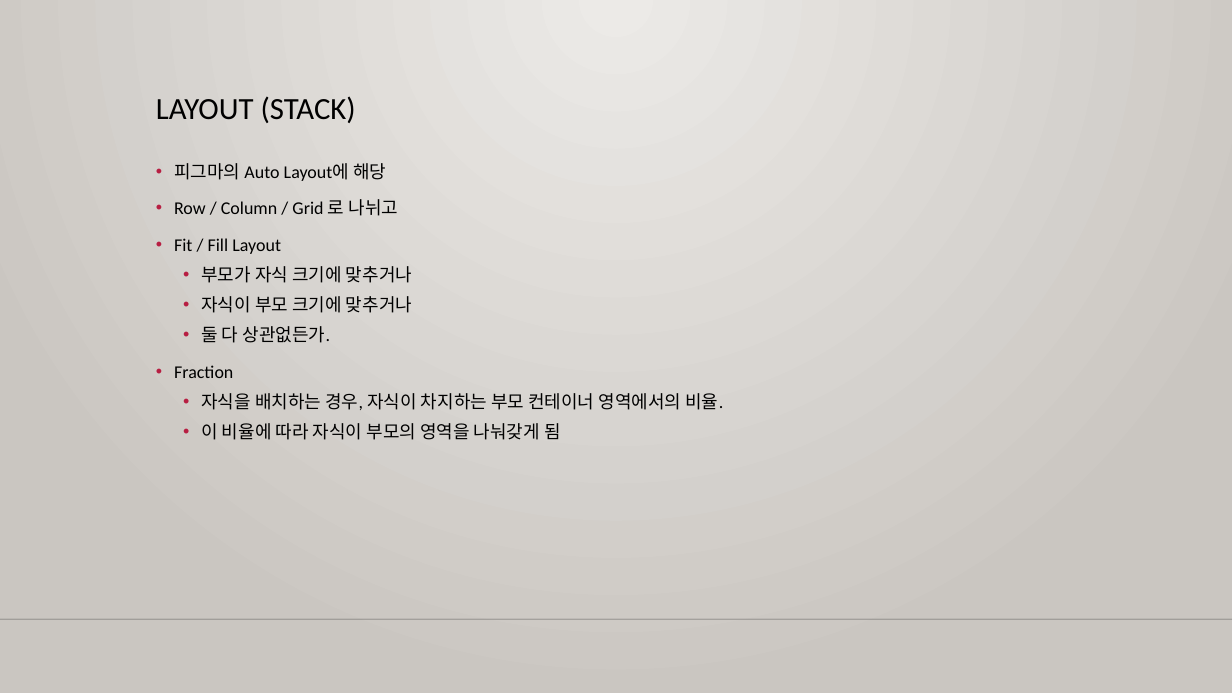
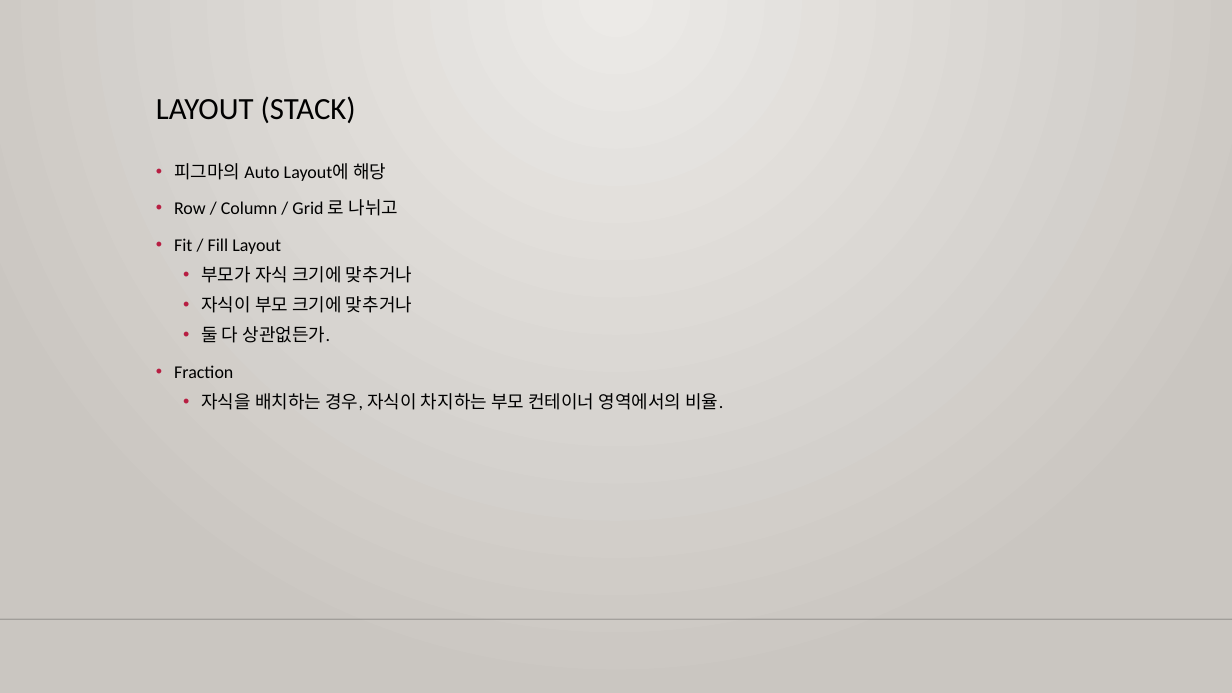
Before and after one commit to m00nlygreat/obsidian-vault, a slide deck: slide 11 of 노코드 엔지니어링/프레이머로 블로그 만들기.pptx. Drawn at 1232x693 pixels with LibreOffice and Linux fonts; fonts in the diff are those of the drawing; background and template pictures are left out. Boxes give left, top, right and bottom in pixels: in the first picture for what was removed or moved away, otherwise in the second. Text is boxed around its words. In the diff, an @@ line names an element or a change of style, - is before the commit and + after.

```diff
--- a/노코드 엔지니어링/프레이머로 블로그 만들기.pptx
+++ b/노코드 엔지니어링/프레이머로 블로그 만들기.pptx
@@ text at [201,423,561,440]: paragraph removed @@
-  • 이 비율에 따라 자식이 부모의 영역을 나눠갖게 됨
```
Also in this commit, not shown: 1 other slide changed, 3 other files.
